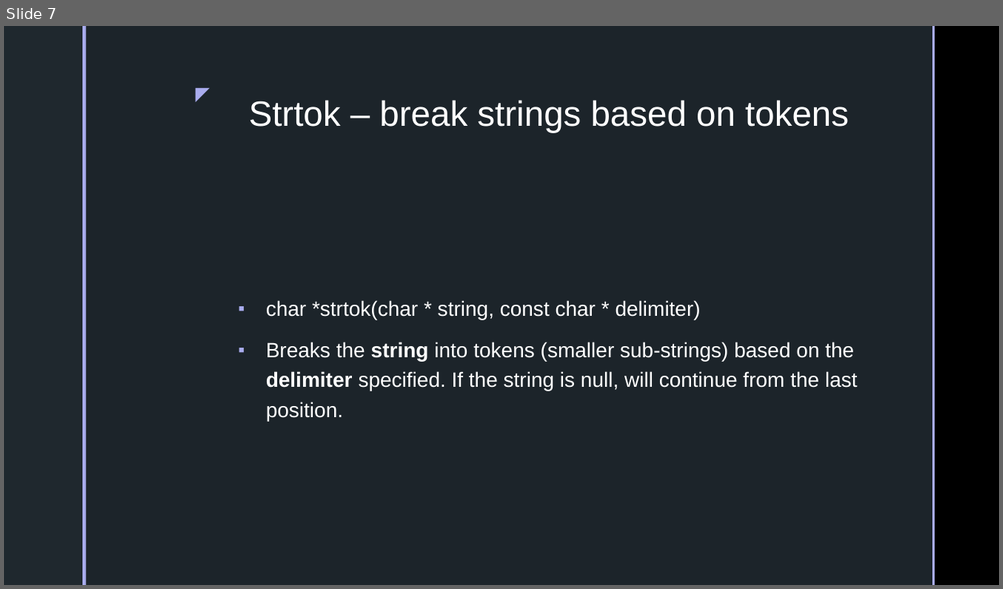
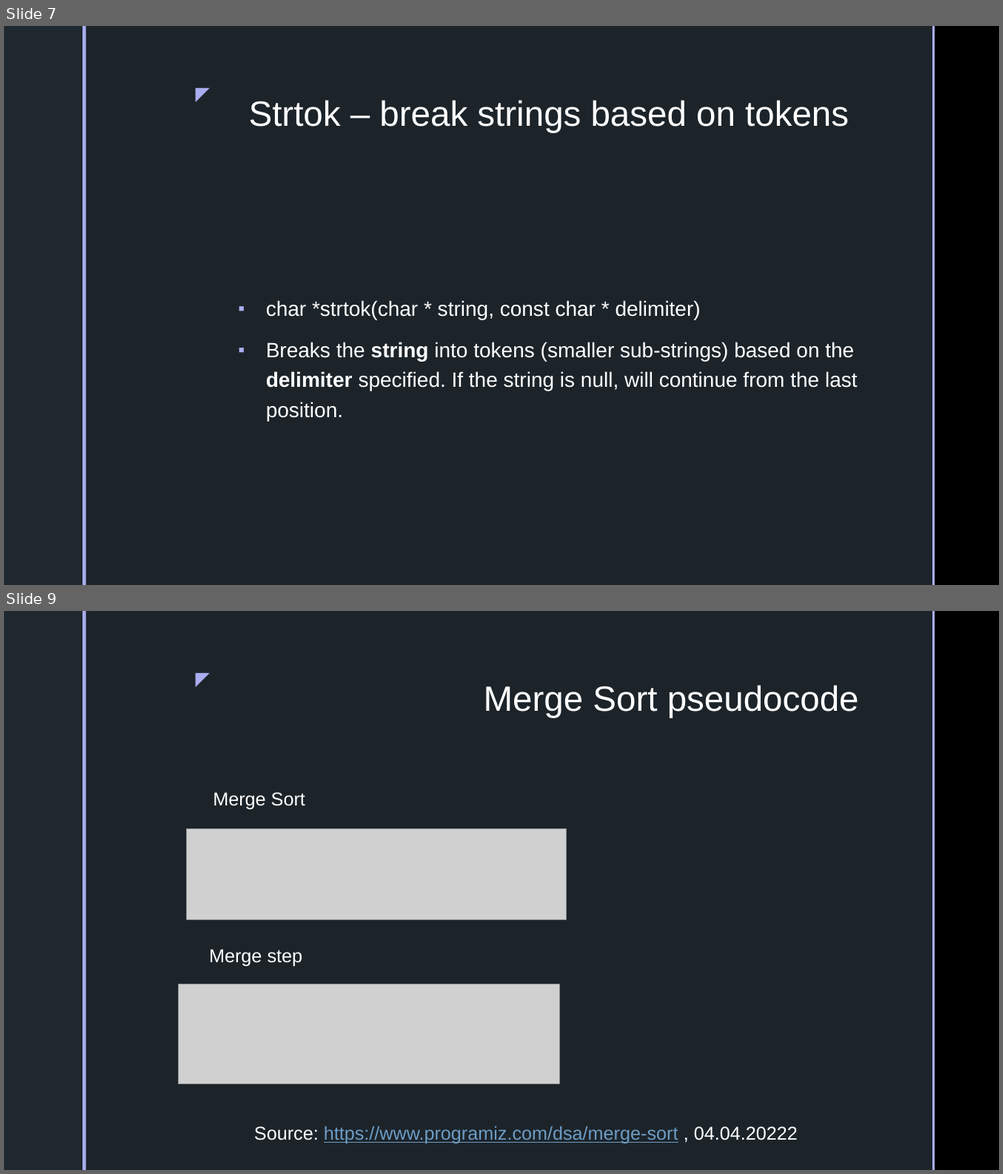
Before and after one commit to Erikzy/EUAS_2022_Programming, a slide deck: 8. Linked List, File I:O.pptx. Shown one above the other, each under a label of ours: slide 7 before the commit, slides 7 and 9 after it; the slides between them are not shown. The pictures are 1003x589 and 1003x1174 pixels, drawn with LibreOffice and Linux fonts; fonts in the diff are those of the drawing; grey boxes stand for pictures; background and template pictures are left out. Boxes give left, top, right and bottom in pixels: in the first picture for what was removed or moved away, otherwise in the second. Text is boxed around its words. In the diff, an @@ line names an element or a change of style, - is before the commit and + after.

```diff
--- a/8. Linked List, File I:O.pptx
+++ b/8. Linked List, File I:O.pptx
@@ slide 9 added at box(4, 611, 999, 1170), background picture (left out); not listed: 5 template elements that a slide beside it also shows @@
@@ title added at box(484, 685, 859, 718), 34 pt, text #FFFFFF @@
+Merge Sort pseudocode
@@ text added at box(213, 792, 305, 809), 18 pt, text #FFFFFF @@
+Merge Sort
@@ picture added at box(187, 829, 566, 920) @@
@@ text added at box(209, 949, 303, 967), 18 pt, text #FFFFFF @@
+Merge step
@@ picture added at box(178, 984, 559, 1085) @@
@@ text added at box(254, 1127, 797, 1144), 18 pt, text #6D9CC5, underline @@
+Source: https://www.programiz.com/dsa/merge-sort , 04.04.20222
```
Also in this commit, not shown: 2 slides changed.
